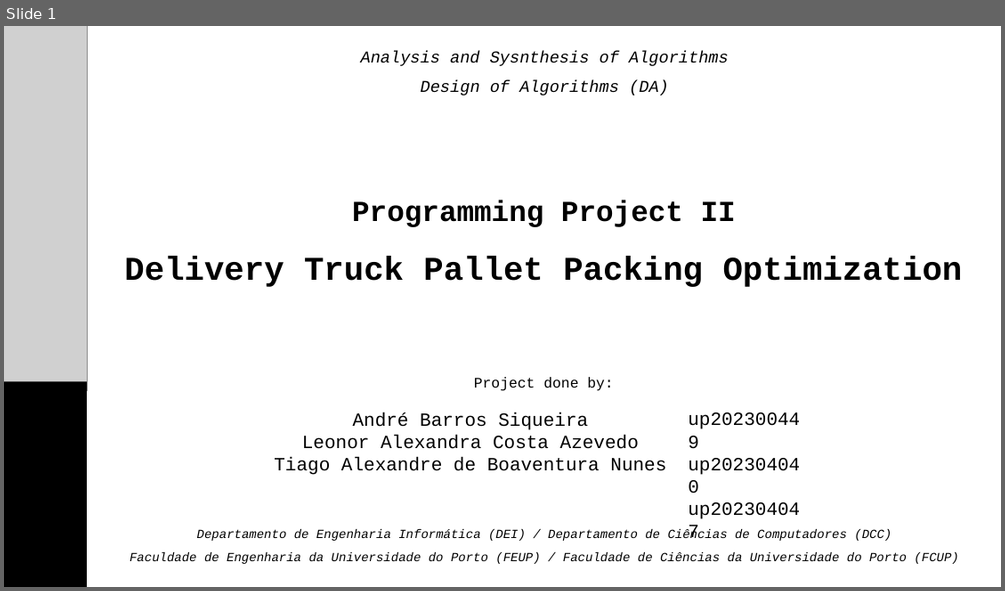
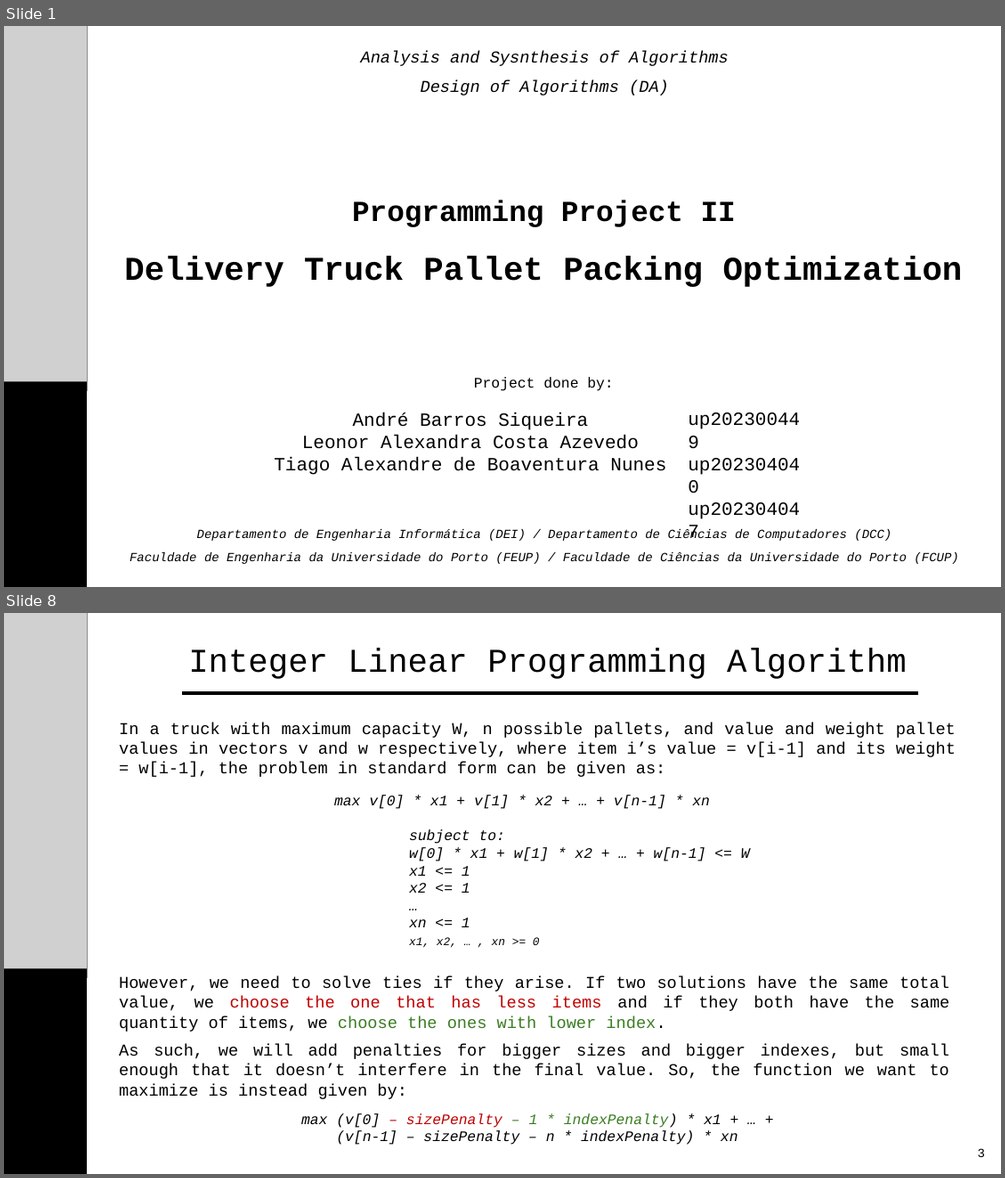
Before and after one commit to taguinhas/DA2425_PRJ2_G35, a slide deck: DA_P2_Presentation.pptx. Shown one above the other, each under a label of ours: slide 1 before the commit, slides 1 and 8 after it; the slides between them are not shown. The pictures are 1005x591 and 1005x1178 pixels, drawn with LibreOffice and Linux fonts; fonts in the diff are those of the drawing; grey boxes stand for pictures. Boxes give left, top, right and bottom in pixels: in the first picture for what was removed or moved away, otherwise in the second. Text is boxed around its words. In the diff, an @@ line names an element or a change of style, - is before the commit and + after.

```diff
--- a/DA_P2_Presentation.pptx
+++ b/DA_P2_Presentation.pptx
@@ slide 8 added at (4, 613, 1001, 1174), background #FFFFFF @@
@@ picture added at (4, 613, 87, 977) @@
@@ text added at (188, 648, 906, 679), 32 pt, text #000000 @@
+Integer Linear Programming Algorithm
@@ line added from (182, 693) to (918, 693), #000000 3 pt @@
@@ text added at (119, 722, 955, 777), 16 pt, text #000000 @@
+In a truck with maximum capacity W, n possible pallets, and value and weight pallet values in vectors v and w respectively, where item i’s value = v[i-1] and its weight = w[i-1], the problem in standard form can be given as:
@@ text added at (334, 795, 750, 948), 14 pt, text #000000, italic @@
+max v[0] * x1 + v[1] * x2 + … + v[n-1] * xn
+subject to:
+w[0] * x1 + w[1] * x2 + … + w[n-1] <= W
+x1 <= 1
+x2 <= 1
+…
+xn <= 1
+x1, x2, … , xn >= 0
@@ rectangle added at (4, 968, 87, 1174), fill #000000 @@
@@ text added at (119, 976, 950, 1031), 16 pt, text #000000 @@
+However, we need to solve ties if they arise. If two solutions have the same total value, we choose the one that has less items and if they both have the same quantity of items, we choose the ones with lower index.
@@ text added at (119, 1044, 949, 1099), 16 pt, text #000000 @@
+As such, we will add penalties for bigger sizes and bigger indexes, but small enough that it doesn’t interfere in the final value. So, the function we want to maximize is instead given by:
@@ text added at (301, 1113, 738, 1144), 14 pt, text #000000, italic @@
+max (v[0] – sizePenalty – 1 * indexPenalty) * x1 + … + (v[n-1] – sizePenalty – n * indexPenalty) * xn
@@ text added at (978, 1148, 985, 1157), 12 pt, text #000000 @@
+3
```
Also in this commit, not shown: 4 slides changed, 9 other slides added, 11 slides removed.
